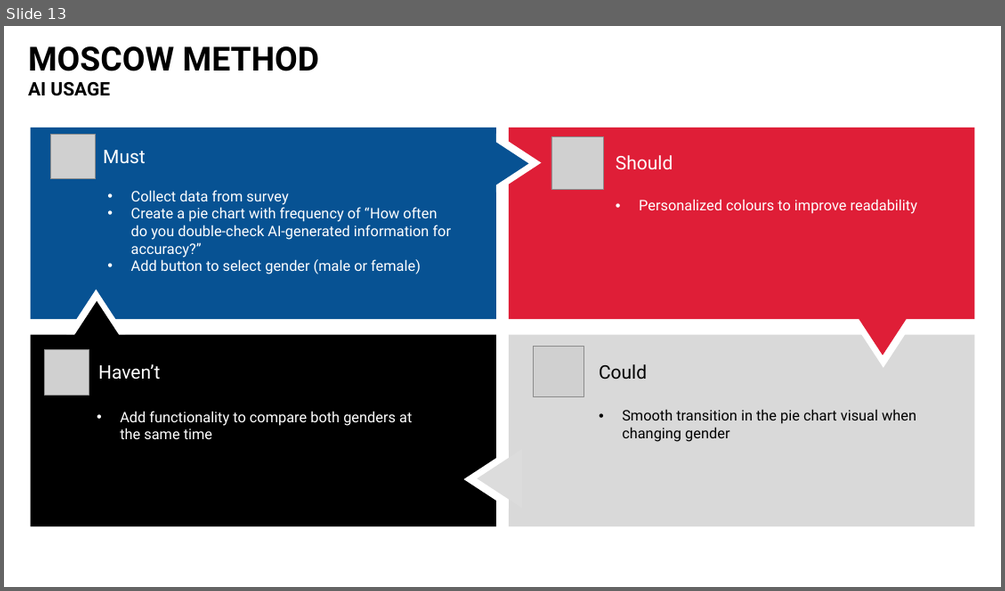
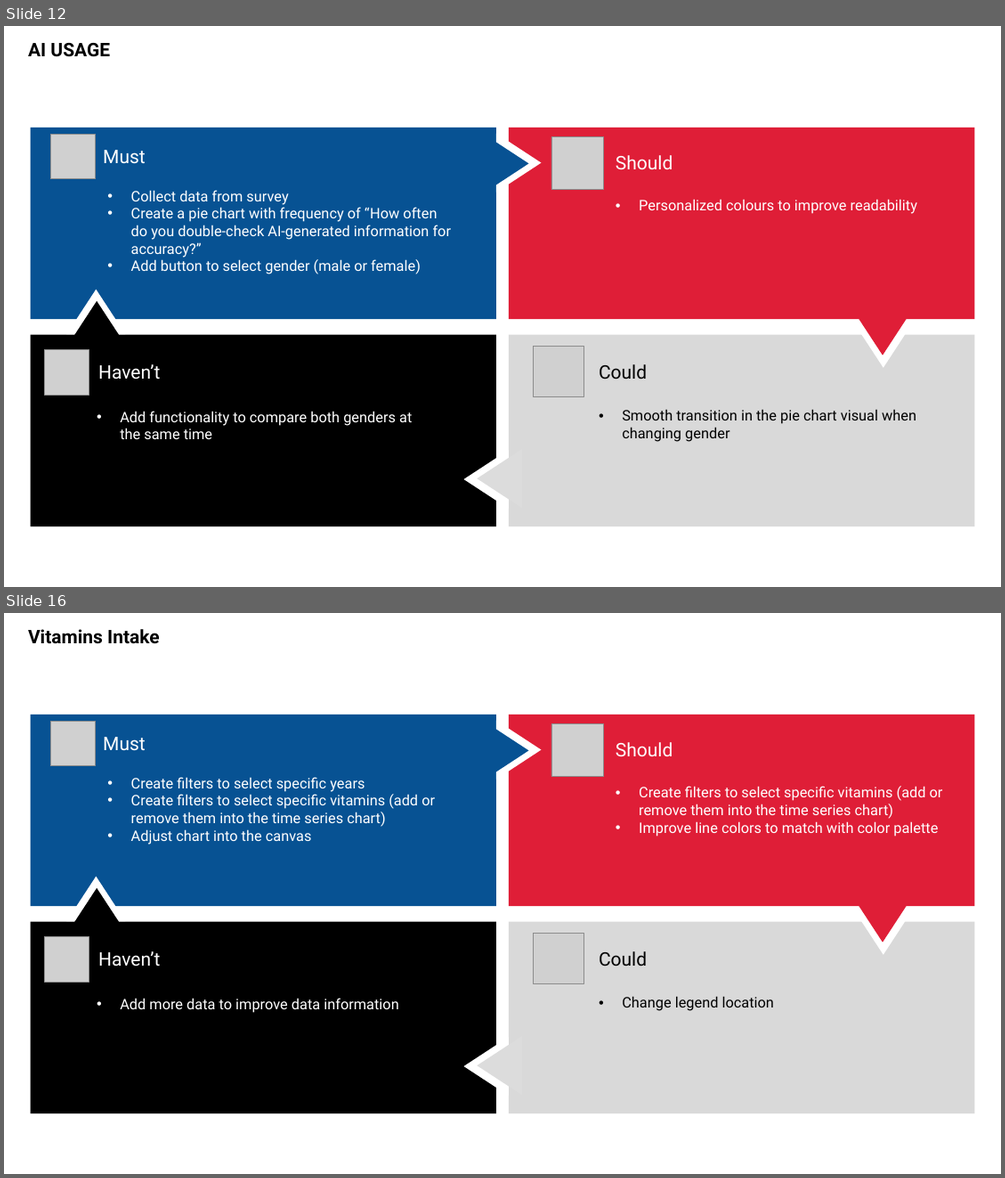
Before and after one commit to bbucalonserra/data-visualization-tool-js, a slide deck: layout-draft.pptx. Shown one above the other, each under a label of ours: slide 13 before the commit, slides 12 and 16 after it; the slides between them are not shown. The pictures are 1005x591 and 1005x1178 pixels, drawn with LibreOffice and Linux fonts; fonts in the diff are those of the drawing; grey boxes stand for pictures. Boxes give left, top, right and bottom in pixels: in the first picture for what was removed or moved away, otherwise in the second. Text is boxed around its words. In the diff, an @@ line names an element or a change of style, - is before the commit and + after.

```diff
--- a/layout-draft.pptx
+++ b/layout-draft.pptx
@@ slide 16 added at [4,613,1001,1174], background #FFFFFF @@
@@ text added at [28,629,160,644], 18 pt, text #000000, bold @@
+Vitamins Intake
@@ picture added at [50,722,96,766] @@
@@ text added at [103,737,146,751], 18 pt, text #FFFFFF @@
+Must
@@ picture added at [551,724,604,777] @@
@@ text added at [615,742,672,757], 18 pt, text #FFFFFF @@
+Should
@@ text added at [131,777,435,844], 14 pt, text #FFFFFF @@
+• Create filters to select specific years
+• Create filters to select specific vitamins (add or remove them into the time series chart)
+• Adjust chart into the canvas
@@ text added at [639,786,943,836], 14 pt, text #FFFFFF @@
+• Create filters to select specific vitamins (add or remove them into the time series chart)
+• Improve line colors to match with color palette
@@ group added at [30,714,975,1113]: 8 triangles, 4 rectangles @@
@@ picture added at [44,937,89,981] @@
@@ text added at [98,951,160,966], 18 pt, text #FFFFFF @@
+Haven’t
@@ picture added at [534,933,583,983] @@
@@ text added at [599,951,647,965], 18 pt, text #000000 @@
+Could
@@ text added at [120,997,398,1013], 14 pt, text #FFFFFF @@
+• Add more data to improve data information
@@ text added at [622,996,774,1011], 14 pt, text #000000 @@
+• Change legend location
@@ what was slide 13 is now slide 12 @@
@@ slide 12 changed as well @@
@@ text at [28,46,320,71]: paragraph removed @@
-MOSCOW METHOD
```
Also in this commit, not shown: 9 other slides changed, 15 other slides added, 10 slides removed, 4 other files.
